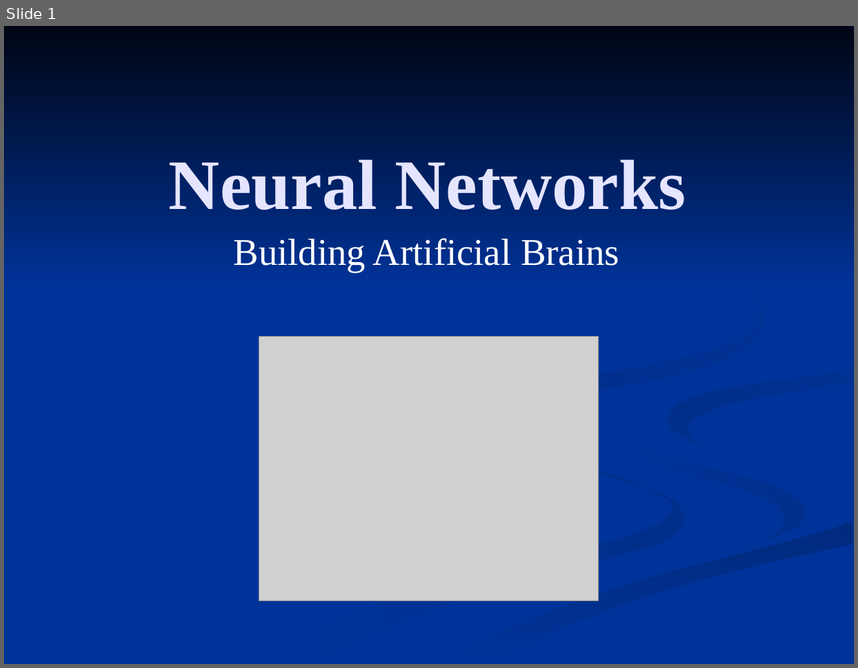
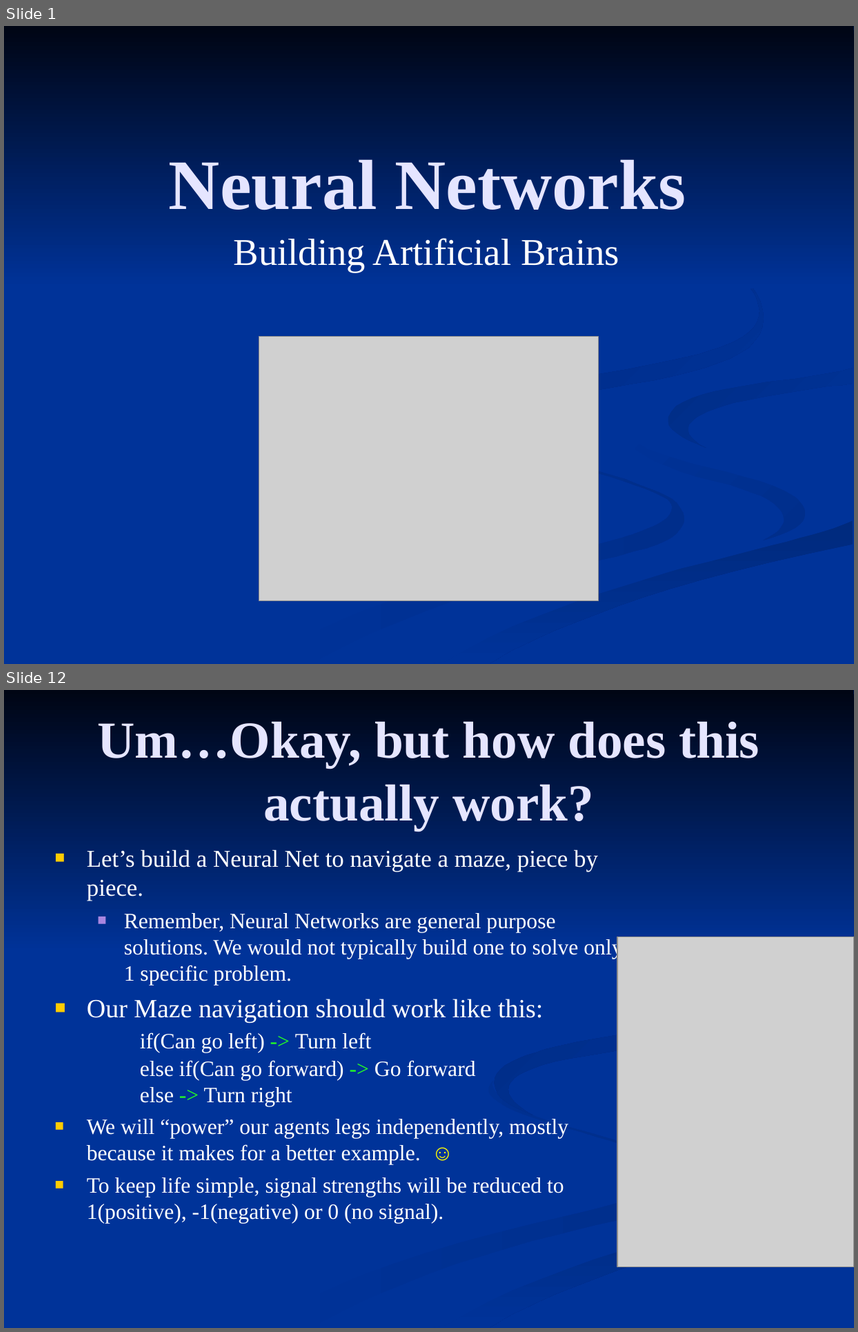
Before and after one commit to FleepyBeepy/Artificial-Intelligence, a slide deck: Lecture Slides/8.2 - Neural Networks.ppt. Shown one above the other, each under a label of ours: slide 1 before the commit, slides 1 and 12 after it; the slides between them are not shown. The pictures are 858x668 and 858x1332 pixels, drawn with LibreOffice and Linux fonts; fonts in the diff are those of the drawing; grey boxes stand for pictures. Boxes give left, top, right and bottom in pixels: in the first picture for what was removed or moved away, otherwise in the second. Text is boxed around its words. In the diff, an @@ line names an element or a change of style, - is before the commit and + after.

Commit message:
Large Neural Network slide rework

```diff
--- a/Lecture Slides/8.2 - Neural Networks.ppt
+++ b/Lecture Slides/8.2 - Neural Networks.ppt
@@ slide 12 added at bbox=[4, 690, 854, 1328], background #003399; not listed: 5 template elements that a slide beside it also shows @@
@@ title added at bbox=[97, 721, 760, 830], 44 pt, text #E5E5FF, bold @@
+Um…Okay, but how does this actually work?
@@ text added at bbox=[87, 849, 622, 1223], 18.5 pt, text #FFFFFF @@
+■ Let’s build a Neural Net to navigate a maze, piece by piece.
+  ■ Remember, Neural Networks are general purpose solutions. We would not typically build one to solve only 1 specific problem.
+■ Our Maze navigation should work like this:
+  if(Can go left) -> Turn left
+  else if(Can go forward) -> Go forward
+  else -> Turn right
+■ We will “power” our agents legs independently, mostly because it makes for a better example. ☺
+■ To keep life simple, signal strengths will be reduced to 1(positive), -1(negative) or 0 (no signal).
@@ picture added at bbox=[618, 936, 854, 1266] @@
```
Also in this commit, not shown: 3 other slides changed, 12 other slides added, 2 slides removed, 1 other file.
